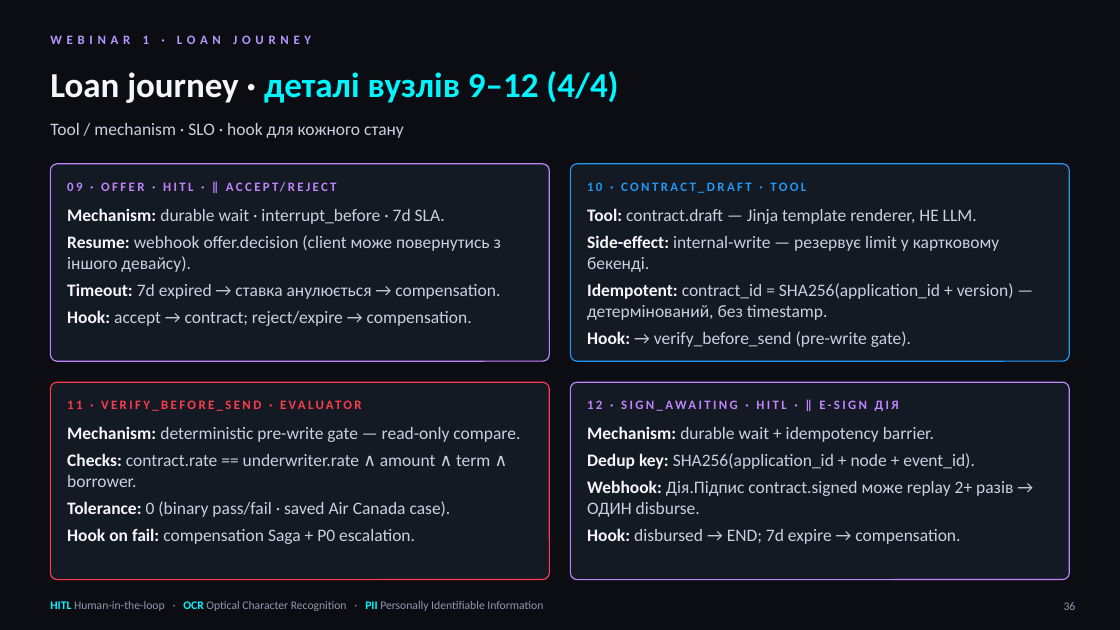
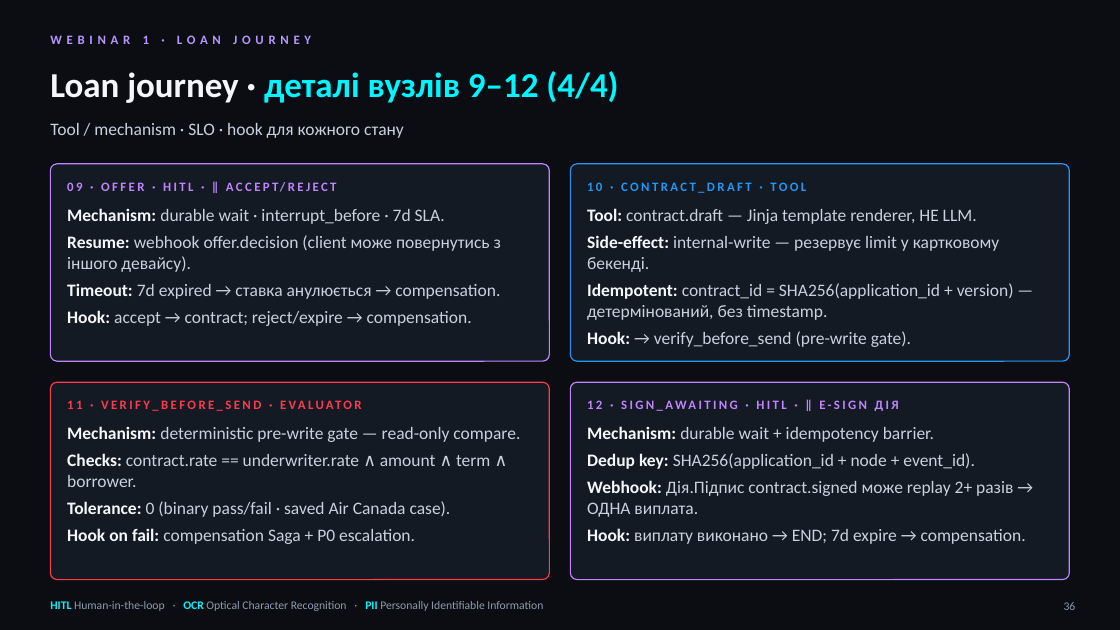
Before and after one commit to zinur/loan-copilot, a slide deck: slide 36 of Loan_Copilot_Workshop.pptx. Drawn at 1120x630 pixels with LibreOffice and Linux fonts; fonts in the diff are those of the drawing. Boxes give left, top, right and bottom in pixels: in the first picture for what was removed or moved away, otherwise in the second. Text is boxed around its words. In the diff, an @@ line names an element or a change of style, - is before the commit and + after.

```diff
--- a/Loan_Copilot_Workshop.pptx
+++ b/Loan_Copilot_Workshop.pptx
@@ text at (587, 480, 1026, 544): text changed @@
-Webhook: Дія.Підпис contract.signed може replay 2+ разів → ОДИН disburse.
-Hook: disbursed → END; 7d expire → compensation.
+Webhook: Дія.Підпис contract.signed може replay 2+ разів → ОДНА виплата.
+Hook: виплату виконано → END; 7d expire → compensation.
```
Also in this commit, not shown: 12 other slides changed, 2 slides removed, 20 other files.
